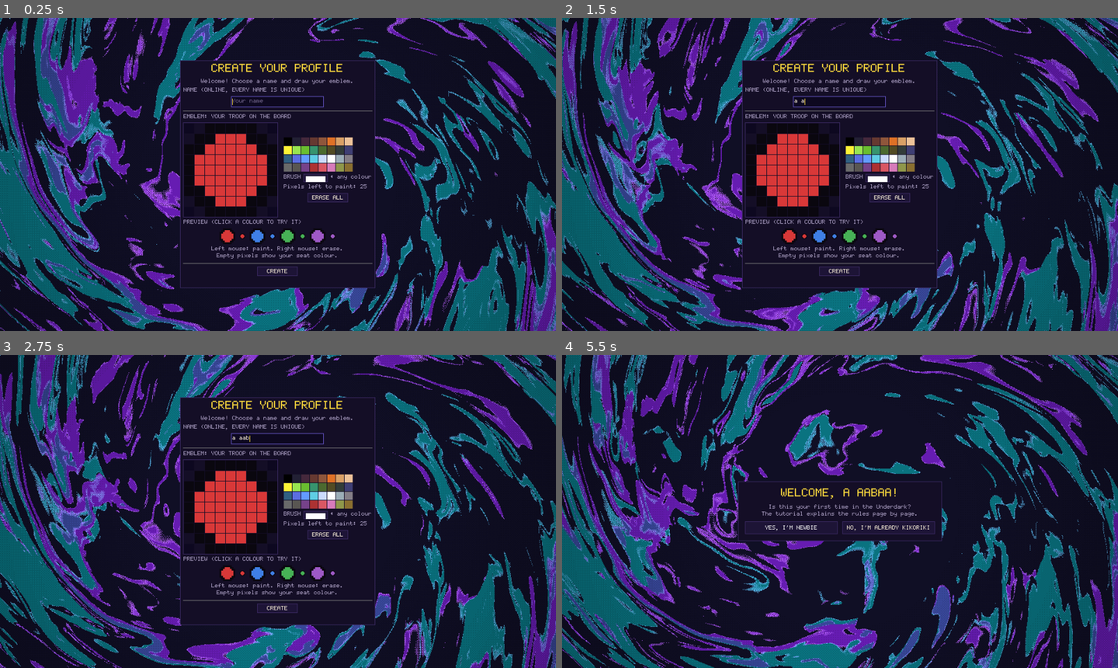
Above: before the commit, frames 1-4 (two rows, left to right).
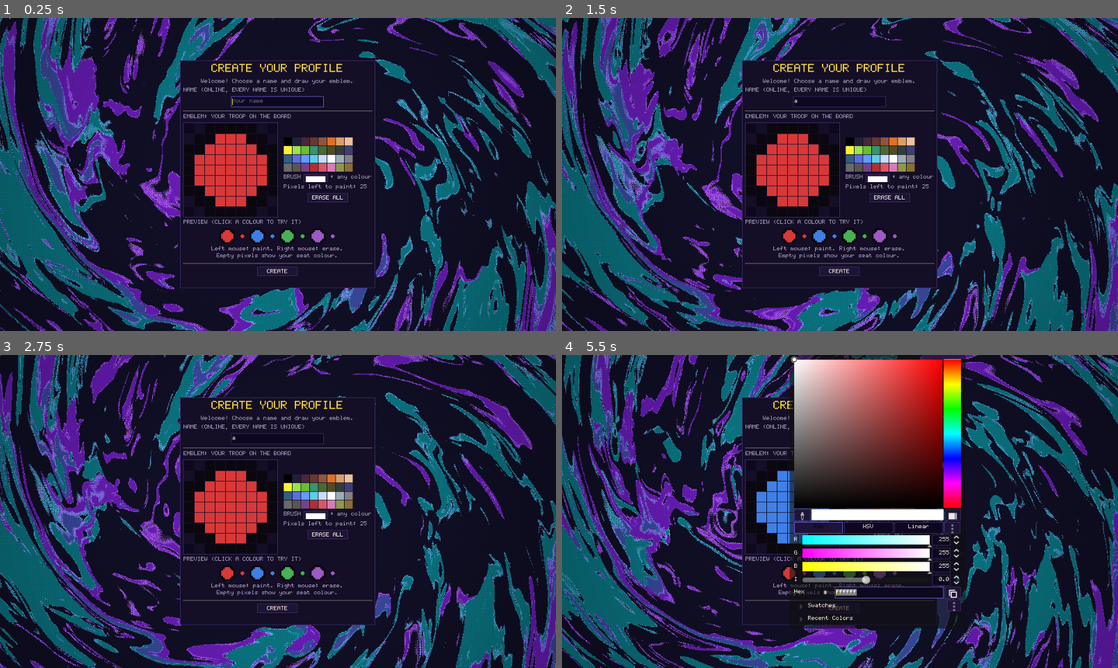
Above: after the commit, the same moments.

Repository: zhenyaapocalipsis/totug
Game: Godot game, scene res://scenes/launcher.tscn
Same seed, same stepped clock (60 frames per second), same inputs: the game is played once before the commit and once after it.
Inputs (mouse positions are in pixels of both pictures, inside the frame that each line leads up to):
- Up to frame 1 (0.25 s): no input
- Up to frame 2 (1.5 s): tap A at 0.5, 1.25 s; move the mouse to (962, 158) at 0.52 s; hold Right 0.53-1.25 s; tap Alt at 0.6 s; click (962, 158) at 0.67 s; tap Space at 0.77 s; drag from (728, 190) to (812, 237) at 1.27 s
- Up to frame 3 (2.75 s): tap A at 2 s; move the mouse to (333, 442) at 2.02 s; hold Right from 2.03 s (still down); tap B at 2.1 s
- Up to frame 4 (5.5 s): release Right at 2.75 s; tap A at 2.75, 3.5, 4.25 s; drag from (812, 574) to (673, 464) at 2.77 s; move the mouse to (1006, 558) at 3.52 s; hold Left 3.53-4.25 s; tap Enter at 3.6 s; tap Space at 3.77 s; drag from (673, 464) to (756, 433) at 4.27 s; move the mouse to (867, 511) at 5.02 s; hold S from 5.03 s (still down); tap Tab at 5.1 s; click (867, 511) at 5.17 s

The runs differ from the first frame. In frame 2, 0.2% of the frame differs, in the area x 41-59%, y 24-29%; in frame 3, 0.2%; in frame 4, 23%, in the area x 31-73%, y 0-88%.

Commit message:
UI: sharp bilinear scaling for non-integer screens (2560x1440): no black bars, even pixels
On screens where 960x540 does not fit a whole number of times, SharpScale
renders the game in a SubViewport at the next integer scale (x3) and smoothly
downscales it to the window. 1920x1080 is unchanged.

Co-Authored-By: Claude Opus 5.5 <noreply@anthropic.com>

Diff:
--- a/engine/godot/project.godot
+++ b/engine/godot/project.godot
@@ -22,6 +22,8 @@
 ; (решение владельца, 2026-09-22: было 640x360 втрое, но экрану не хватало
 ; места), поэтому игра стартует во весь экран (mode=3), а F11 возвращает окно.
 ; Окно — в расчётный размер: вдвое больше него на 1080p в окно уже не влезет.
+; Если масштаб не целый (2560x1440 = x2.67), автозагрузка SharpScale рисует игру
+; в ближайший целый масштаб сверху и плавно уменьшает — без чёрных полос.
 window/size/viewport_width=960
 window/size/viewport_height=540
 window/size/mode=3
@@ -37,3 +39,4 @@
 [autoload]
 
 WindowKeys="*res://scenes/window_keys.gd"
+SharpScale="*res://scenes/sharp_scale.gd"
--- /dev/null
+++ b/engine/godot/scenes/sharp_scale.gd
@@ -0,0 +1,77 @@
+extends Node
+
+## «Чёткое сглаживание» (sharp bilinear) для экранов, куда 960x540 не
+## укладывается целое число раз (2560x1440 — это x2.67). Обычный integer-режим
+## оставляет там чёрные полосы, а простое растяжение ближайшим соседом делает
+## пиксели разной ширины. Поэтому на таком экране игра рисуется во внутреннем
+## SubViewport в ближайший целый масштаб сверху (x3 = 2880x1620, пиксели ровные)
+## и уже готовая картинка плавно уменьшается до размера экрана.
+##
+## Пока масштаб целый (1920x1080, снимки тестов), ничего не меняется. Включившись
+## один раз, режим остаётся: при целом масштабе он даёт ту же картинку пиксель в
+## пиксель. Сцены, которые change_scene_to_file кладёт в корень, переносятся
+## внутрь SubViewport; get_tree().current_scene при этом становится null.
+
+const TOLERANCE := 0.01
+
+var _container: SubViewportContainer
+var _view: SubViewport
+
+
+func _ready() -> void:
+	get_tree().root.size_changed.connect(_update)
+	get_tree().scene_changed.connect(_adopt_scene)
+	_update.call_deferred()
+
+
+func _base() -> Vector2:
+	return Vector2(
+		ProjectSettings.get_setting("display/window/size/viewport_width"),
+		ProjectSettings.get_setting("display/window/size/viewport_height"))
+
+
+func _update() -> void:
+	var root := get_tree().root
+	var base := _base()
+	var k := minf(root.size.x / base.x, root.size.y / base.y)
+	if _container == null:
+		if absf(k - roundf(k)) < TOLERANCE:
+			return
+		_activate()
+	var n := maxi(1, ceili(k - TOLERANCE))
+	_view.size = Vector2i(base * n)
+	_container.size = _view.size
+	var s := k / n
+	_container.scale = Vector2(s, s)
+	_container.position = ((Vector2(root.size) - Vector2(_view.size) * s) / 2.0).floor()
+
+
+func _activate() -> void:
+	var root := get_tree().root
+	_view = SubViewport.new()
+	_view.size_2d_override = Vector2i(_base())
+	_view.size_2d_override_stretch = true
+	_view.canvas_item_default_texture_filter = Viewport.DEFAULT_CANVAS_ITEM_TEXTURE_FILTER_NEAREST
+	_view.gui_embed_subwindows = true
+	_view.handle_input_locally = true
+	_container = SubViewportContainer.new()
+	_container.name = "SharpView"
+	_container.stretch = false
+	_container.texture_filter = CanvasItem.TEXTURE_FILTER_LINEAR
+	_container.add_child(_view)
+	root.add_child(_container)
+	_adopt_scene()
+	# Последним: смена режима тут же шлёт size_changed, а с ним и _update.
+	root.content_scale_mode = Window.CONTENT_SCALE_MODE_DISABLED
+
+
+## Переносит текущую сцену из корня в SubViewport, старую сцену удаляет.
+func _adopt_scene() -> void:
+	if _view == null:
+		return
+	var scene := get_tree().current_scene
+	if scene == null:
+		return
+	for old in _view.get_children():
+		old.queue_free()
+	scene.reparent(_view, false)
